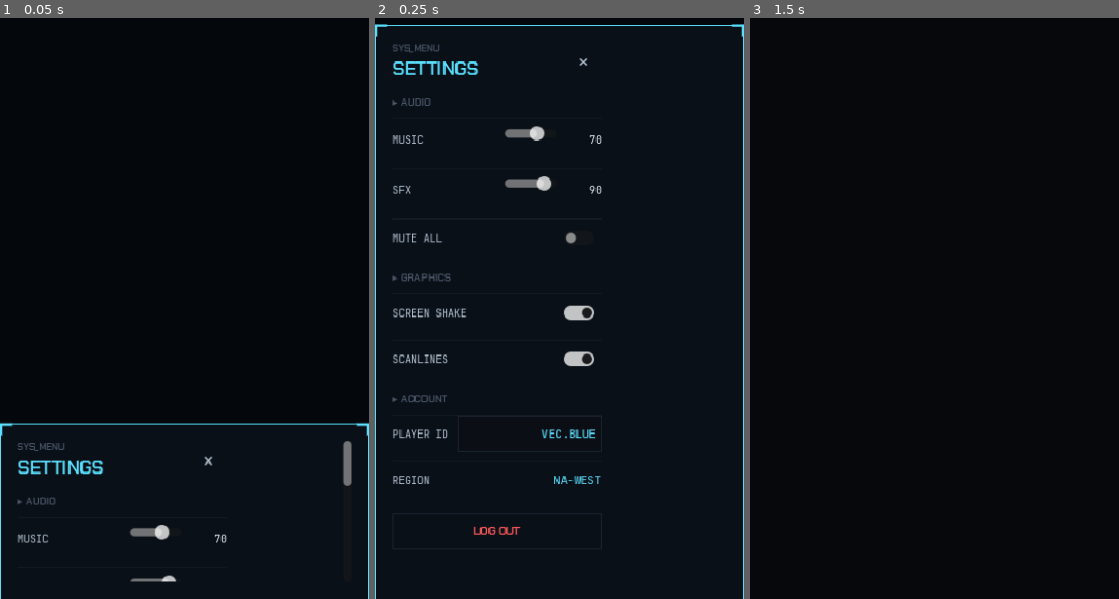
Above: before the commit, frames 1-3 (left to right).
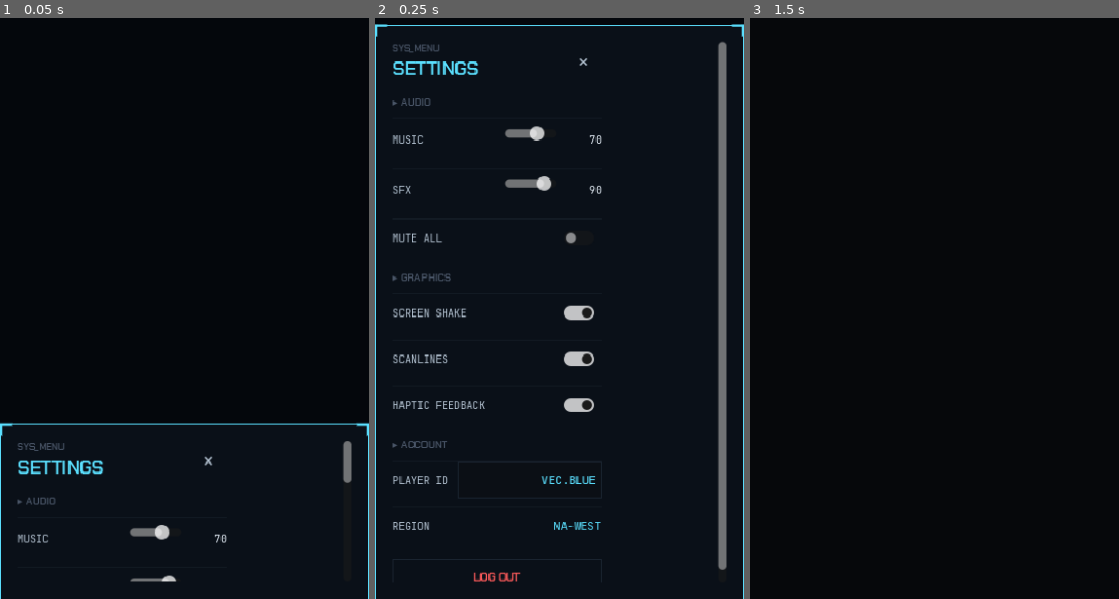
Above: after the commit, the same moments.

Repository: Catalyst86/battle-vector
Game: Godot game, scene res://scenes/menus/settings_modal.tscn
Two runs of this game, one before a commit and one after it. Both use one fixed random seed, a clock stepped at 60 frames per second and the inputs below. This scene is started directly instead of the project's main scene.
Inputs (mouse positions are in pixels of both pictures, inside the frame that each line leads up to):
- Up to frame 1 (0.05 s): no input
- Up to frame 2 (0.25 s): no input
- Up to frame 3 (1.5 s): click "×" at 0.5 s; tap Enter at 1.25 s; move the mouse to (1015, 157) at 1.27 s; click (1015, 157) at 1.42 s

The runs differ from the first frame. In frame 1, less than 0.1% of the frame differs, in the area x 92-96%, y 79-81%; in frame 2, 3.7%, in the area x 4-96%, y 4-98%; in frame 3, nothing differs.

Commit message:
feat: haptic feedback + tutorial completion wording
Haptic feedback
- PlayerProfileData: new haptic_enabled bool (defaults on).
- PlayerProfile autoload: set_haptic_enabled + a buzz(ms) helper
  that gates Input.vibrate_handheld on the flag so every call site
  is a one-liner and desktop is a no-op.
- Settings modal: HAPTIC FEEDBACK toggle under the Graphics section,
  with a preview buzz when the player enables it.
- Wired buzz pulses in match.gd:
  * deploy           → 25ms  (per-card thud)
  * our base hit     → 55ms  (we took damage — notable)
  * match start      → 45ms  (build timer auto-starts the fight)
  * match end        → 90ms, plus a second 60ms pulse 180ms later
                       on DEFEAT for a distinct double-tap feel.

Tutorial completion wording
- Match endings in tutorial mode now display "TUTORIAL COMPLETE"
  instead of "VICTORY" — the tutorial is a guaranteed win, calling
  it a victory was misleading. Reward logic still runs the original
  "VICTORY" branch so +50G / +50XP grants are unchanged.
- Score line swaps "54 VS 0 SQUARES" for "TRAINING SECTOR CLEARED"
  in the tutorial case.
- Hero font shrinks from 42pt to 28pt when the result string is
  longer than 8 chars so "TUTORIAL COMPLETE" doesn't clip past the
  360px viewport.

Co-Authored-By: Claude Opus 4.7 (1M context) <noreply@anthropic.com>

Diff:
--- a/vector/autoload/player_profile.gd
+++ b/vector/autoload/player_profile.gd
@@ -294,6 +294,17 @@
 	data.screen_shake_enabled = b
 	save()
 
+func set_haptic_enabled(b: bool) -> void:
+	data.haptic_enabled = b
+	save()
+
+## Triggers a short Android phone vibration. No-op on desktop and when the
+## user has haptics disabled. Keep pulses brief — 20–90ms range.
+func buzz(duration_ms: int) -> void:
+	if data == null or not data.haptic_enabled:
+		return
+	Input.vibrate_handheld(duration_ms)
+
 func set_player_name(new_name: String) -> void:
 	var trimmed: String = new_name.strip_edges().substr(0, 16)
 	if trimmed == "":
--- a/vector/resources/player_profile.gd
+++ b/vector/resources/player_profile.gd
@@ -54,3 +54,7 @@
 ## code. Defaults on; players can disable via the settings sheet.
 @export var scanlines_enabled: bool = true
 @export var screen_shake_enabled: bool = true
+## Haptic feedback toggle. When on, PlayerProfile.buzz(ms) drives the phone
+## vibrator on deploy / base-damage / match-end / phase-start events. On
+## desktop this is a no-op — Input.vibrate_handheld only fires on Android.
+@export var haptic_enabled: bool = true
--- a/vector/scripts/match/game_over.gd
+++ b/vector/scripts/match/game_over.gd
@@ -69,7 +69,16 @@
 	elif result == "DRAW":
 		color = Palette.TEXT
 	result_label.add_theme_color_override("font_color", color)
-	score_label.text = "%d VS %d SQUARES" % [you_squares, enemy_squares]
+	# Shrink the hero font when the result string is longer than the
+	# single-word VICTORY / DEFEAT / DRAW set — otherwise "TUTORIAL COMPLETE"
+	# clips the frame.
+	result_label.add_theme_font_size_override("font_size", 28 if result.length() > 8 else 42)
+	# Tutorial runs vs a defenseless dummy; the "X VS Y SQUARES" line is
+	# misleading there. Use a training-specific caption instead.
+	if result == "TUTORIAL COMPLETE":
+		score_label.text = "TRAINING SECTOR CLEARED"
+	else:
+		score_label.text = "%d VS %d SQUARES" % [you_squares, enemy_squares]
 	var gold_txt: String = "+%d" % gold_delta if gold_delta >= 0 else "%d" % gold_delta
 	var trophy_txt: String = ("+%d" % trophy_delta) if trophy_delta >= 0 else ("%d" % trophy_delta)
 	var xp_suffix: String = ""
--- a/vector/scripts/match/match.gd
+++ b/vector/scripts/match/match.gd
@@ -440,6 +440,7 @@
 	if phase != Phase.BUILD:
 		return
 	SfxBank.play(&"match_start")
+	PlayerProfile.buzz(45)
 	phase = Phase.MATCH
 	_wall_mode = false
 	# Every bot gets its own 3-wall allotment auto-placed on the correct side.
@@ -531,6 +532,7 @@
 	_mana -= float(_selected.cost)
 	var deployed := _selected
 	SfxBank.play_event(deployed, &"deploy")
+	PlayerProfile.buzz(25)
 	_spawn_unit(deployed, world, false)
 	# Daily-ops tracking — player deploys only.
 	if DailyOps != null:
@@ -577,6 +579,10 @@
 		_stats_squares_destroyed += hits
 		if DailyOps != null:
 			DailyOps.track(&"destroy_squares", hits)
+	else:
+		# side == 0 = our own base — nudge the player's phone so they feel
+		# the hit even if they're looking elsewhere on screen.
+		PlayerProfile.buzz(55)
 	_check_win()
 	_update_coach()
 
@@ -654,8 +660,19 @@
 		"VICTORY": SfxBank.play(&"victory")
 		"DEFEAT": SfxBank.play(&"defeat")
 		"DRAW": SfxBank.play(&"draw")
+	# Longer buzz on the definitive moment. Defeat gets a slightly harsher
+	# double-pulse via a second buzz shortly after.
+	PlayerProfile.buzz(90)
+	if result == "DEFEAT":
+		get_tree().create_timer(0.18).timeout.connect(func(): PlayerProfile.buzz(60))
+	# Tutorial wins are guaranteed — calling them "VICTORY" feels cheap.
+	# Swap the display string to something honest; reward logic above
+	# already uses the original "VICTORY" so nothing else changes.
+	var display_result: String = result
+	if _mode != null and _mode.is_tutorial and result == "VICTORY":
+		display_result = "TUTORIAL COMPLETE"
 	game_over.show_result(
-		result,
+		display_result,
 		player_base.count_alive(),
 		enemy_base.count_alive(),
 		rewards.get("gold", 0),
--- a/vector/scripts/menus/settings_modal.gd
+++ b/vector/scripts/menus/settings_modal.gd
@@ -112,6 +112,11 @@
 	var scan_on: bool = PlayerProfile.data.scanlines_enabled if PlayerProfile != null else true
 	vb.add_child(_build_toggle_row("SCANLINES", scan_on,
 		func(b): PlayerProfile.set_scanlines_enabled(b)))
+	var haptic_on: bool = PlayerProfile.data.haptic_enabled if PlayerProfile != null else true
+	vb.add_child(_build_toggle_row("HAPTIC FEEDBACK", haptic_on,
+		func(b):
+			PlayerProfile.set_haptic_enabled(b)
+			if b: PlayerProfile.buzz(30)))  # preview buzz on enable
 	return vb
 
 func _build_account_section() -> Control:
